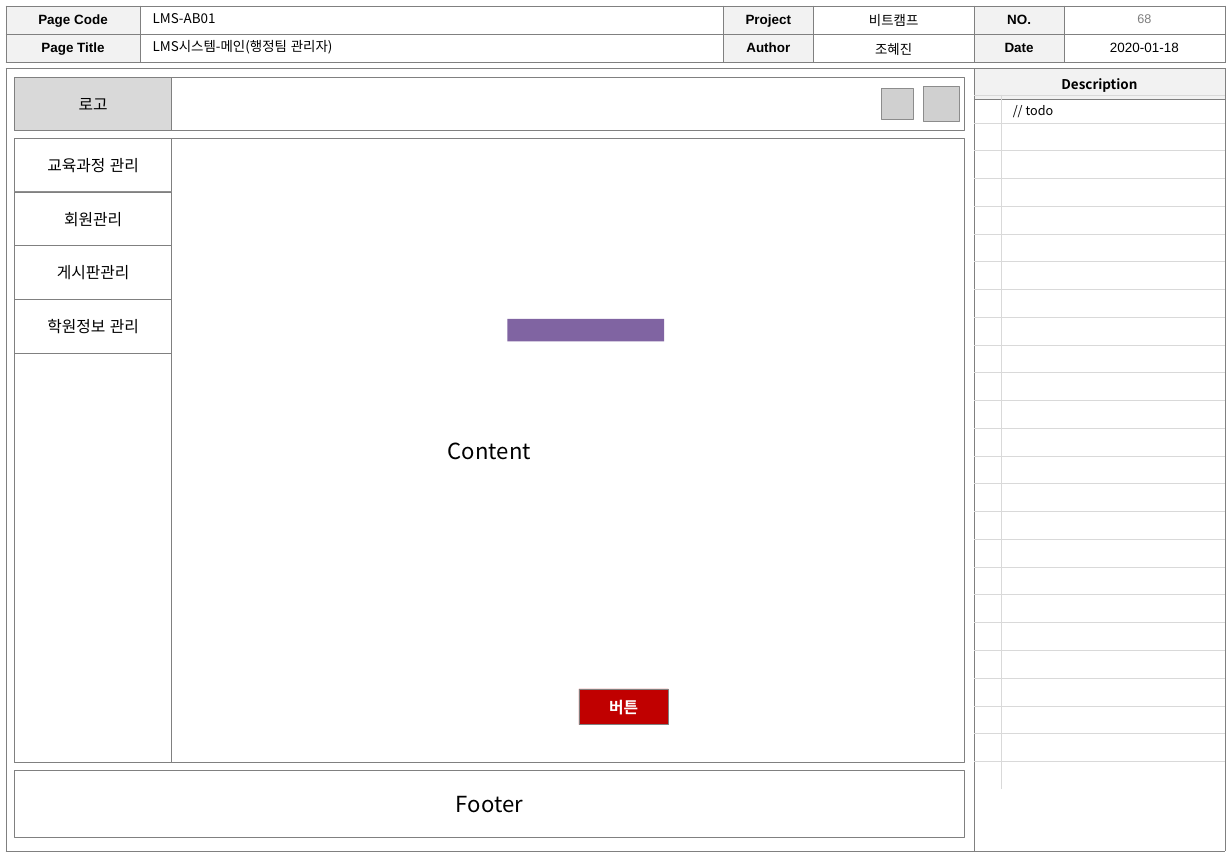
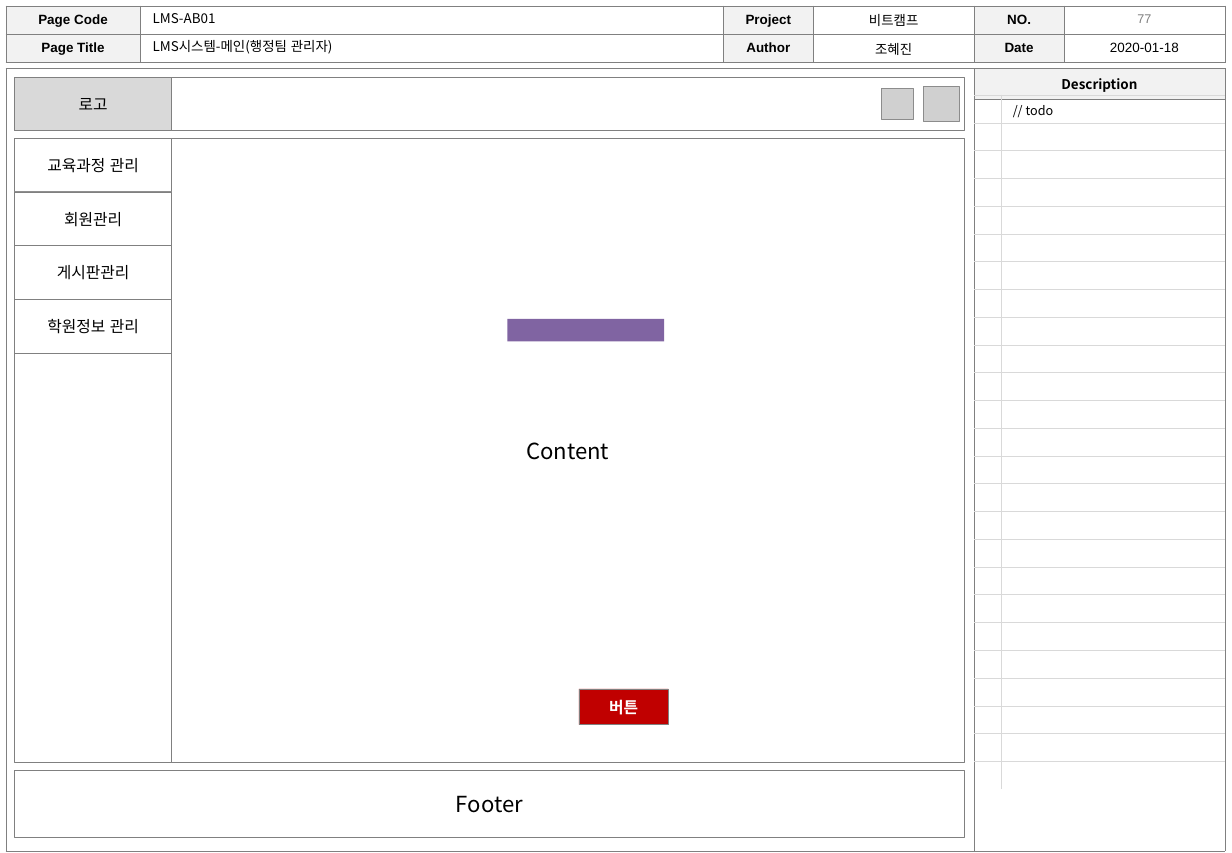
Before and after one commit to h62j8n/bitcamp_lms, a slide deck: slide 77 of storyboard.ver0.5.pptx (slide 68 before the commit). Drawn at 1232x853 pixels with LibreOffice and Linux fonts; fonts in the diff are those of the drawing; grey boxes stand for pictures. Boxes give left, top, right and bottom in pixels: in the first picture for what was removed or moved away, otherwise in the second. Text is boxed around its words. In the diff, an @@ line names an element or a change of style, - is before the commit and + after.

```diff
--- a/storyboard.ver0.5.pptx
+++ b/storyboard.ver0.5.pptx
@@ page number at <box>1137,14,1151,23</box>: text changed @@
-68
+77
@@ rectangle "Content": place and size @@
-rectangle "Content" at <box>15,139,965,763</box>
+rectangle "Content" at <box>172,139,965,763</box>
```
Also in this commit, not shown: 11 other slides changed, 10 slides added, 1 slide removed.
